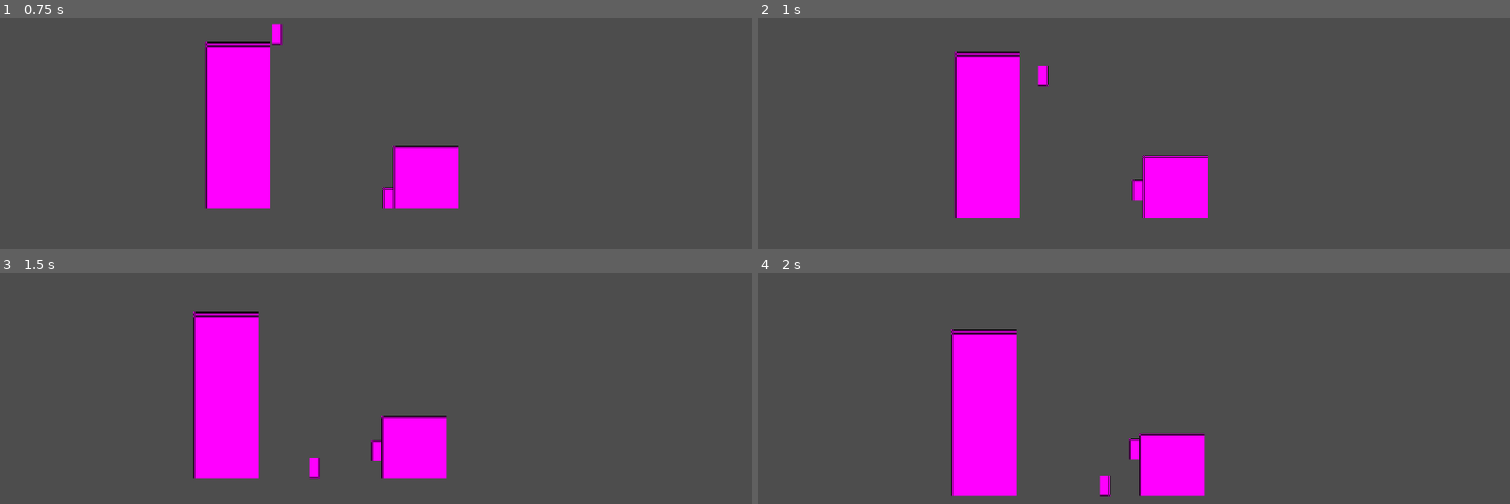
Above: before the commit, frames 1-4 (two rows, left to right).
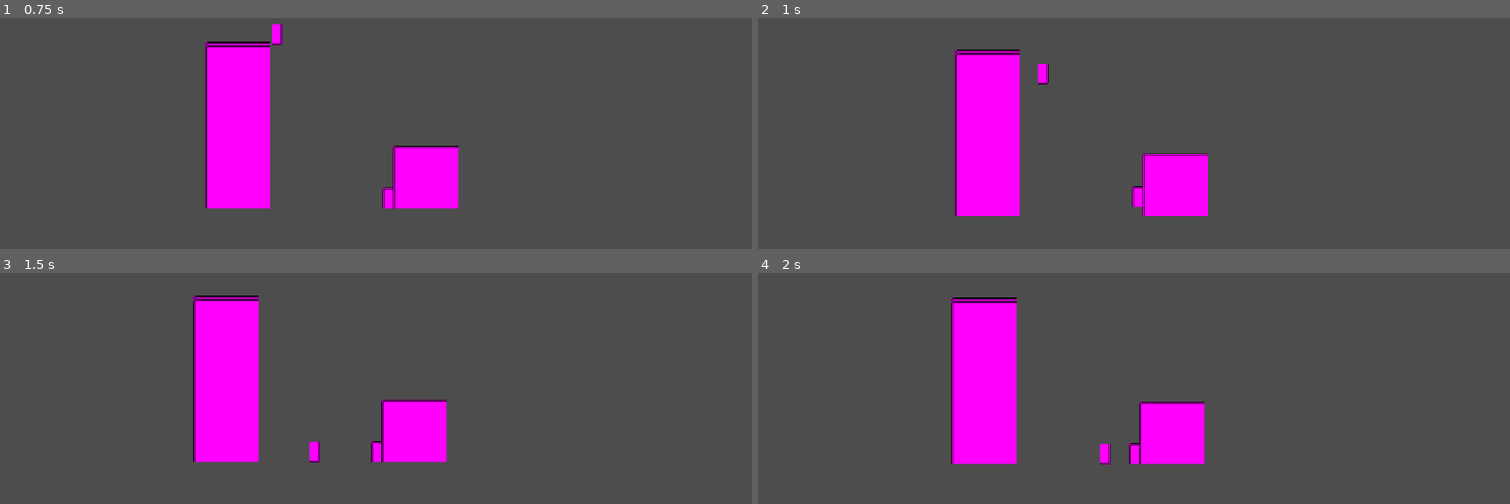
Above: after the commit, the same moments.

Repository: INV-matt/GMTK-game-jam
Game: Godot game, scene res://Main/main.tscn
Same seed, same stepped clock (60 frames per second), same inputs: the game is played once before the commit and once after it.
Inputs:
- Up to frame 1 (0.75 s): hold D (pl_right) from 0.53 s (still down); tap Z (pl_attack, bound only after the commit) at 0.6 s
- Up to frame 2 (1 s): keep holding D (pl_right); tap Space (pl_jump) at 0.77 s
- Up to frame 3 (1.5 s): keep holding D (pl_right); tap E (pl_dash) at 1.35 s
- Up to frame 4 (2 s): keep holding D (pl_right); tap Space (pl_jump) at 1.52 s; tap Z (pl_attack, bound only after the commit) at 1.55 s

Frame 1 is identical in both runs. In frame 2, 0.8% of the frame differs, in the area x 26-60%, y 13-87%; in frame 3, 3.1%; in frame 4, 5.5%, in the area x 25-60%, y 10-97%.

Commit message:
Added functionality for attack power

Diff:
--- a/Player/player.tscn
+++ b/Player/player.tscn
@@ -1,8 +1,8 @@
 [gd_scene load_steps=6 format=3 uid="uid://cnv1i1bs5daa0"]
 
 [ext_resource type="Script" uid="uid://cw3ket1027r37" path="res://Player/player.gd" id="1_dynme"]
-[ext_resource type="PackedScene" uid="uid://bgbjkfr7hkkyh" path="res://Powers/Climb Power/climb_power.tscn" id="2_cvnsp"]
 [ext_resource type="Script" uid="uid://b6pxf2yjv2tmg" path="res://Components/Health/health_component.gd" id="3_btcbx"]
+[ext_resource type="PackedScene" uid="uid://bcwjmekm2lobt" path="res://Powers/Attack Power/attack_power.tscn" id="3_gwnis"]
 
 [sub_resource type="PlaceholderTexture2D" id="PlaceholderTexture2D_wp0l0"]
 size = Vector2(16, 32)
@@ -22,8 +22,6 @@
 shape = SubResource("CapsuleShape2D_75muk")
 debug_color = Color(7.70092e-07, 0.64704, 0.22181, 0.42)
 
-[node name="climb_power" parent="." instance=ExtResource("2_cvnsp")]
-
 [node name="healthbar" type="ProgressBar" parent="."]
 offset_left = -16.0
 offset_top = -24.0
@@ -35,3 +33,5 @@
 script = ExtResource("3_btcbx")
 DisplayHealthBar = NodePath("../healthbar")
 metadata/_custom_type_script = "uid://b6pxf2yjv2tmg"
+
+[node name="attack_power" parent="." instance=ExtResource("3_gwnis")]
--- /dev/null
+++ b/Powers/Attack Power/attack_power.gd
@@ -0,0 +1,59 @@
+extends Power
+
+@export var MaxCooldown = 30
+@export var AtkDistance = 25
+@export var AttackDuration = .25
+@export var AtkDamage = 10
+
+var isReady = false
+var player: Player
+
+var cooldown = 0
+
+func _power_passive(p: Player) :
+  player = p
+
+var _aimDirection = 0
+
+func _dealDamageToEnemy(enemy: Enemy) :
+  for i in enemy.get_children() :
+    if i is HealthComponent :
+      i.doDamage(AtkDamage)
+
+func _physics_process(delta: float) -> void:
+  var dx = Input.get_axis("pl_left", "pl_right")
+
+  if dx != 0 :
+    _aimDirection = dx
+
+  if cooldown > 0 :
+    cooldown -= 1
+    return
+
+  if not Input.is_action_just_pressed("pl_attack") :
+    return
+
+  cooldown = MaxCooldown
+
+  var time = Timer.new()
+
+  var damageArea = Area2D.new()
+  var shape = CollisionShape2D.new()
+
+  shape.shape = RectangleShape2D.new()
+  shape.shape.size = Vector2(50, 40)
+
+  damageArea.add_child(shape)
+  damageArea.add_child(time)
+
+  get_parent().add_child(damageArea)
+
+  time.start(AttackDuration)
+  time.connect("timeout", func() : damageArea.queue_free())
+
+  damageArea.collision_layer = 0
+  damageArea.collision_mask = 4 # Enemy is group 3 so 2^(3-1) = 4
+
+  damageArea.connect("body_entered", func(x): _dealDamageToEnemy(x))
+
+  damageArea.position = Vector2(_aimDirection * AtkDistance, 0)
--- /dev/null
+++ b/Powers/Attack Power/attack_power.tscn
@@ -0,0 +1,6 @@
+[gd_scene load_steps=2 format=3 uid="uid://bcwjmekm2lobt"]
+
+[ext_resource type="Script" uid="uid://nggl1tmdcpsu" path="res://Powers/Attack Power/attack_power.gd" id="1_8i07b"]
+
+[node name="attack_power" type="Node2D" groups=["power"]]
+script = ExtResource("1_8i07b")
--- a/Powers/Base Power/base_power.gd
+++ b/Powers/Base Power/base_power.gd
@@ -11,23 +11,23 @@
   return parent
 
 # Apply the power's passive effects eg. activating a double jump
-func apply_power_passive() :
+func apply_power_passive() -> void :
   var player = _get_player()
 
   if player :
     _power_passive(player)
 
 # Apply the power's on-death effects eg. exploding violently
-func apply_power_death() :
+func apply_power_death() -> void :
   var player = _get_player()
 
   if player :
     _power_death(player)
 
 # Override this one /w passive power effects
-func _power_passive(player: Player) :
+func _power_passive(player: Player) -> void :
   pass
 
 # Override this one /w on death effects
-func _power_death(player: Player) :
+func _power_death(player: Player) -> void :
   pass
--- a/project.godot
+++ b/project.godot
@@ -78,6 +78,12 @@
 , Object(InputEventJoypadButton,"resource_local_to_scene":false,"resource_name":"","device":-1,"button_index":3,"pressure":0.0,"pressed":false,"script":null)
 ]
 }
+pl_attack={
+"deadzone": 0.2,
+"events": [Object(InputEventKey,"resource_local_to_scene":false,"resource_name":"","device":-1,"window_id":0,"alt_pressed":false,"shift_pressed":false,"ctrl_pressed":false,"meta_pressed":false,"pressed":false,"keycode":0,"physical_keycode":90,"key_label":0,"unicode":122,"location":0,"echo":false,"script":null)
+, Object(InputEventJoypadButton,"resource_local_to_scene":false,"resource_name":"","device":-1,"button_index":1,"pressure":0.0,"pressed":false,"script":null)
+]
+}
 
 [layer_names]
 
Not shown, added: Powers/Attack Power/attack_power.gd.uid
